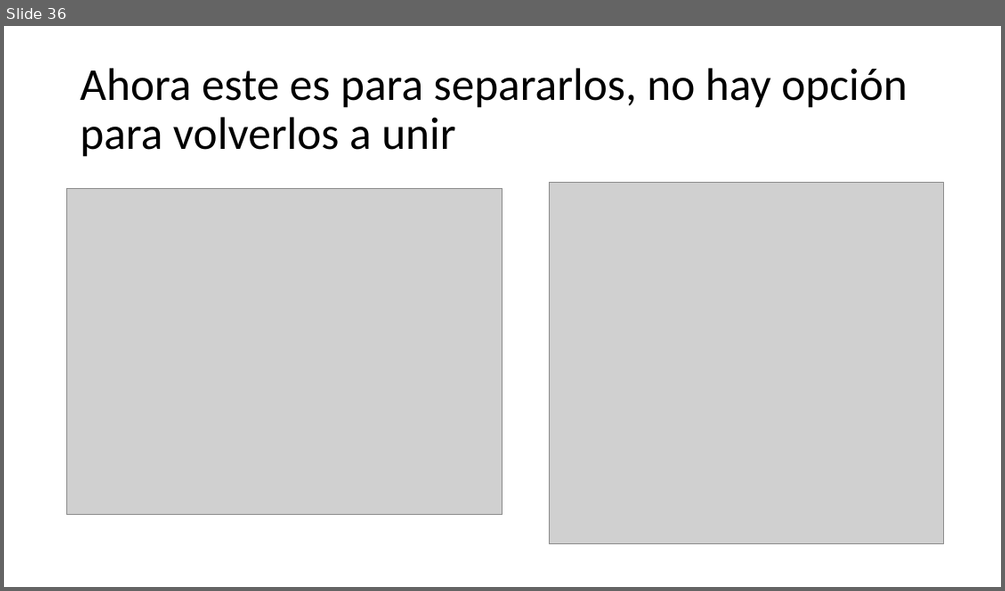
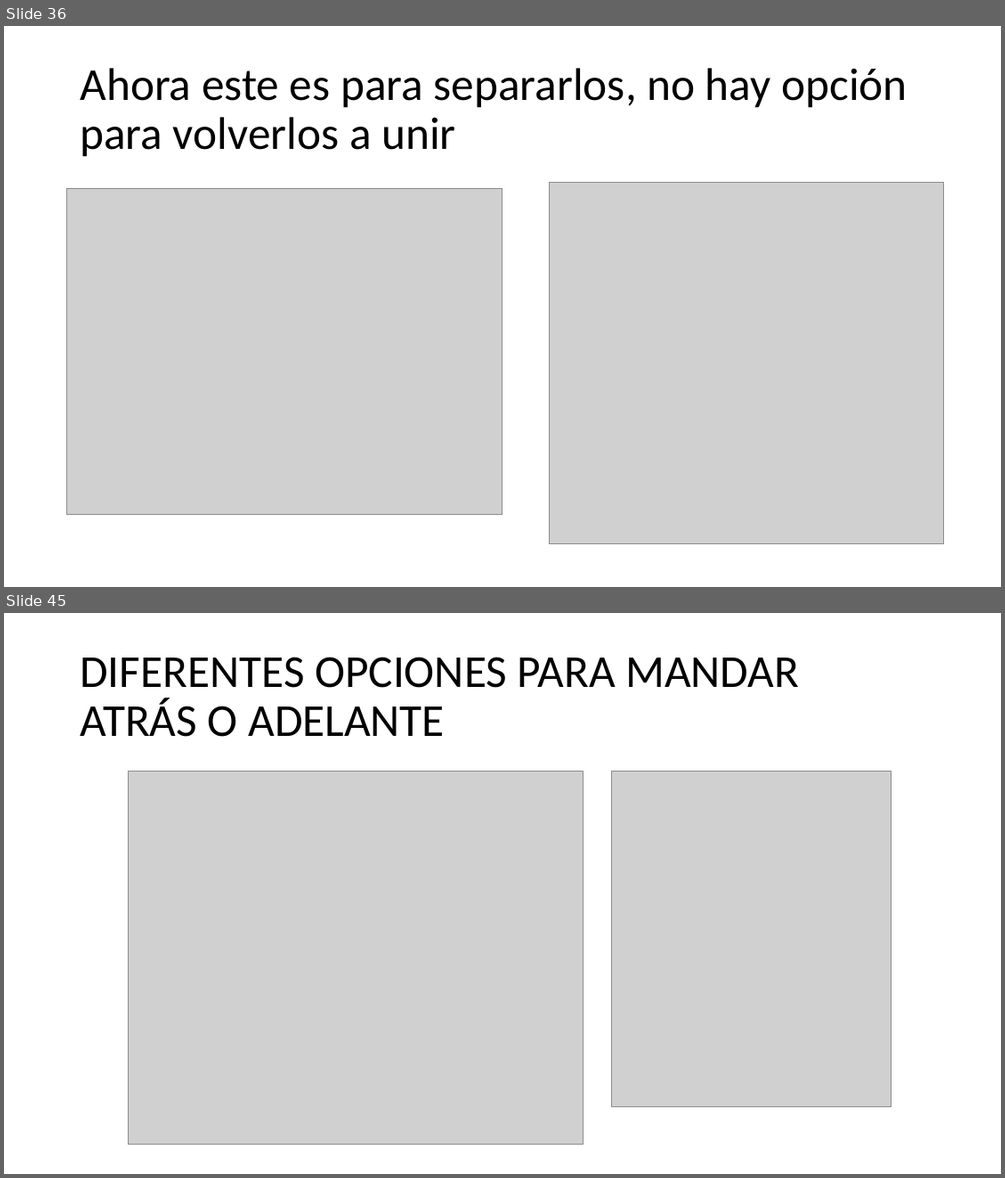
Before and after one commit to IvanRivera007/gitdocs-2026, a slide deck: AUTOCAD INTECAP/apuntes powerpoint/CLASE 10, Miercoles 18 Marzo.pptx. Shown one above the other, each under a label of ours: slide 36 before the commit, slides 36 and 45 after it; the slides between them are not shown. The pictures are 1005x591 and 1005x1178 pixels, drawn with LibreOffice and Linux fonts; fonts in the diff are those of the drawing; grey boxes stand for pictures. Boxes give left, top, right and bottom in pixels: in the first picture for what was removed or moved away, otherwise in the second. Text is boxed around its words. In the diff, an @@ line names an element or a change of style, - is before the commit and + after.

```diff
--- a/AUTOCAD INTECAP/apuntes powerpoint/CLASE 10, Miercoles 18 Marzo.pptx
+++ b/AUTOCAD INTECAP/apuntes powerpoint/CLASE 10, Miercoles 18 Marzo.pptx
@@ slide 45 added at bbox=[4, 613, 1001, 1174], background #FFFFFF @@
@@ title added at bbox=[80, 657, 799, 737], 44 pt, text #000000 @@
+DIFERENTES OPCIONES PARA MANDAR ATRÁS O ADELANTE
@@ picture added at bbox=[128, 771, 582, 1144] @@
@@ picture added at bbox=[611, 771, 890, 1107] @@
```
Also in this commit, not shown: 2 slides changed, 11 other slides added, 2 other files.
